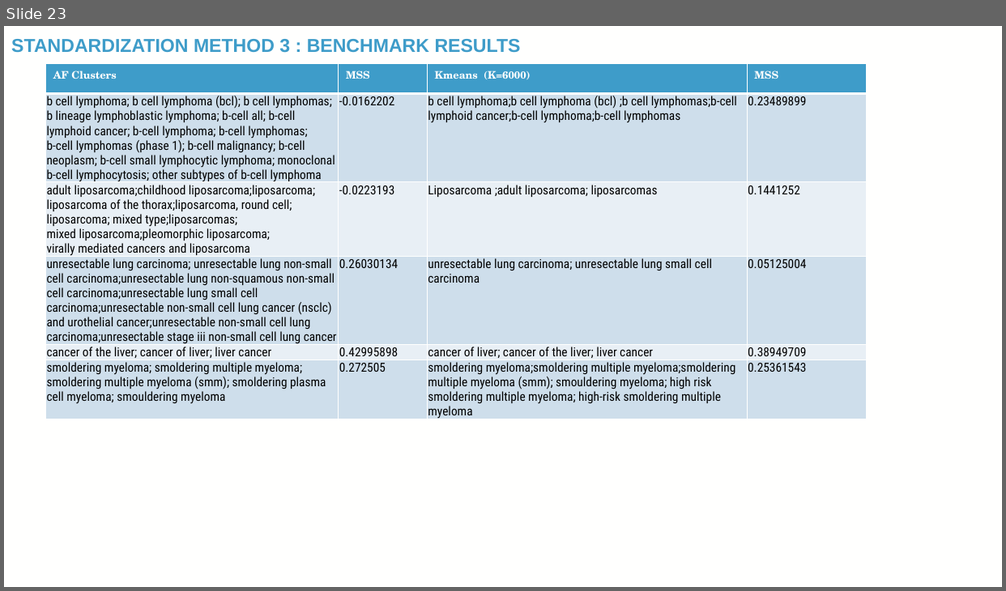
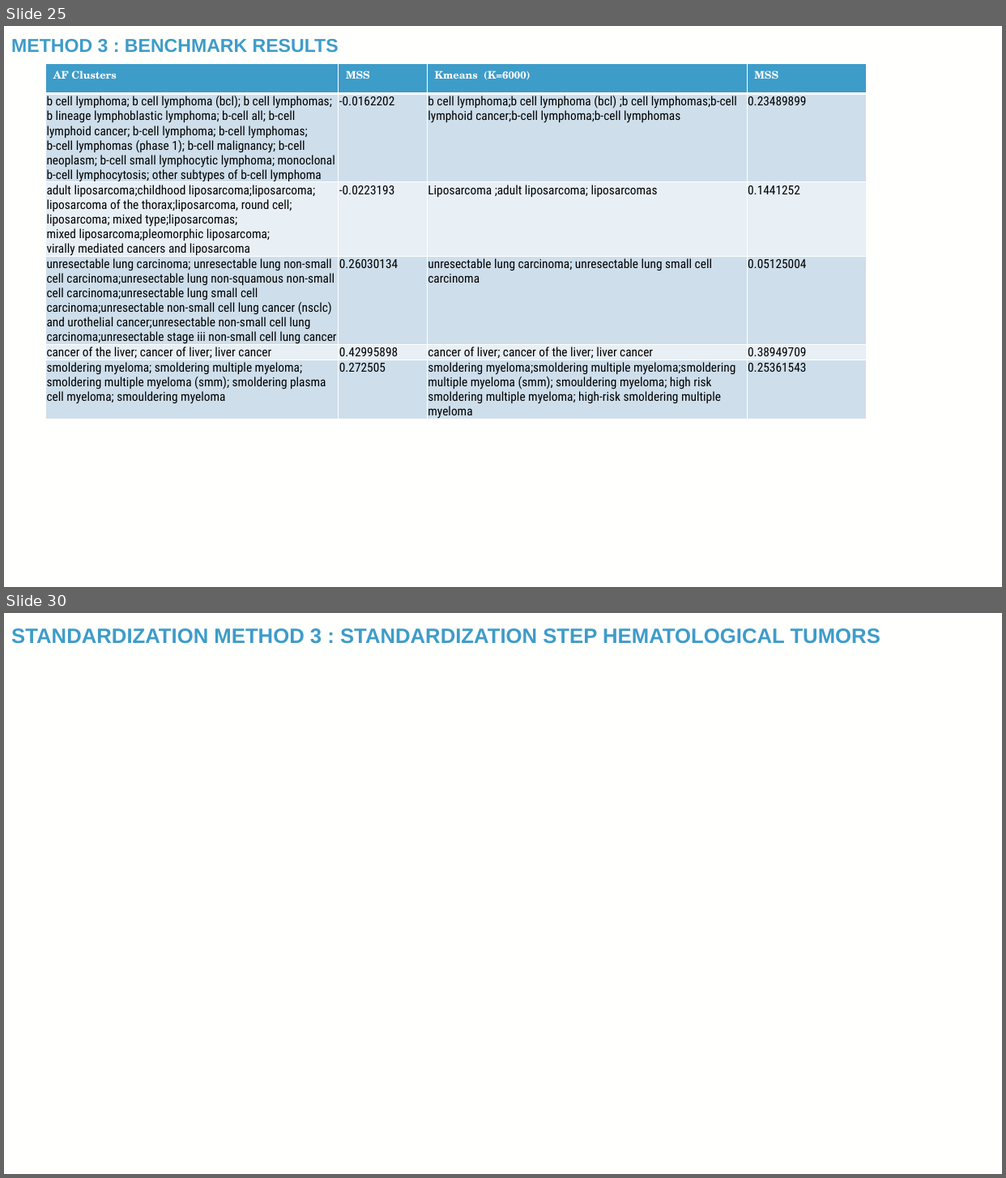
Before and after one commit to TaylorResearchLab/CANTOS, a slide deck: presentations/BIG_2024.pptx. Shown one above the other, each under a label of ours: slide 23 before the commit, slides 25 and 30 after it; the slides between them are not shown. The pictures are 1006x591 and 1006x1178 pixels, drawn with LibreOffice and Linux fonts; fonts in the diff are those of the drawing; background and template pictures are left out. Boxes give left, top, right and bottom in pixels: in the first picture for what was removed or moved away, otherwise in the second. Text is boxed around its words. In the diff, an @@ line names an element or a change of style, - is before the commit and + after.

Commit message:
adding standardization step to ppt

```diff
--- a/presentations/BIG_2024.pptx
+++ b/presentations/BIG_2024.pptx
@@ slide 30 added at box(4, 613, 1002, 1174), background picture (left out) @@
@@ title added at box(11, 628, 880, 644), 20 pt, text #3E9CC9, bold @@
+STANDARDIZATION METHOD 3 : STANDARDIZATION STEP HEMATOLOGICAL TUMORS
@@ page number added at box(931, 1133, 977, 1163), 12 pt, text #FFFFFE @@
+30
@@ what was slide 23 is now slide 25 @@
@@ slide 25 changed as well @@
@@ title at box(11, 39, 339, 53): text changed @@
-STANDARDIZATION METHOD 3 : BENCHMARK RESULTS
+METHOD 3 : BENCHMARK RESULTS
```
Also in this commit, not shown: 11 other slides changed, 6 other slides added, 1 other file.
